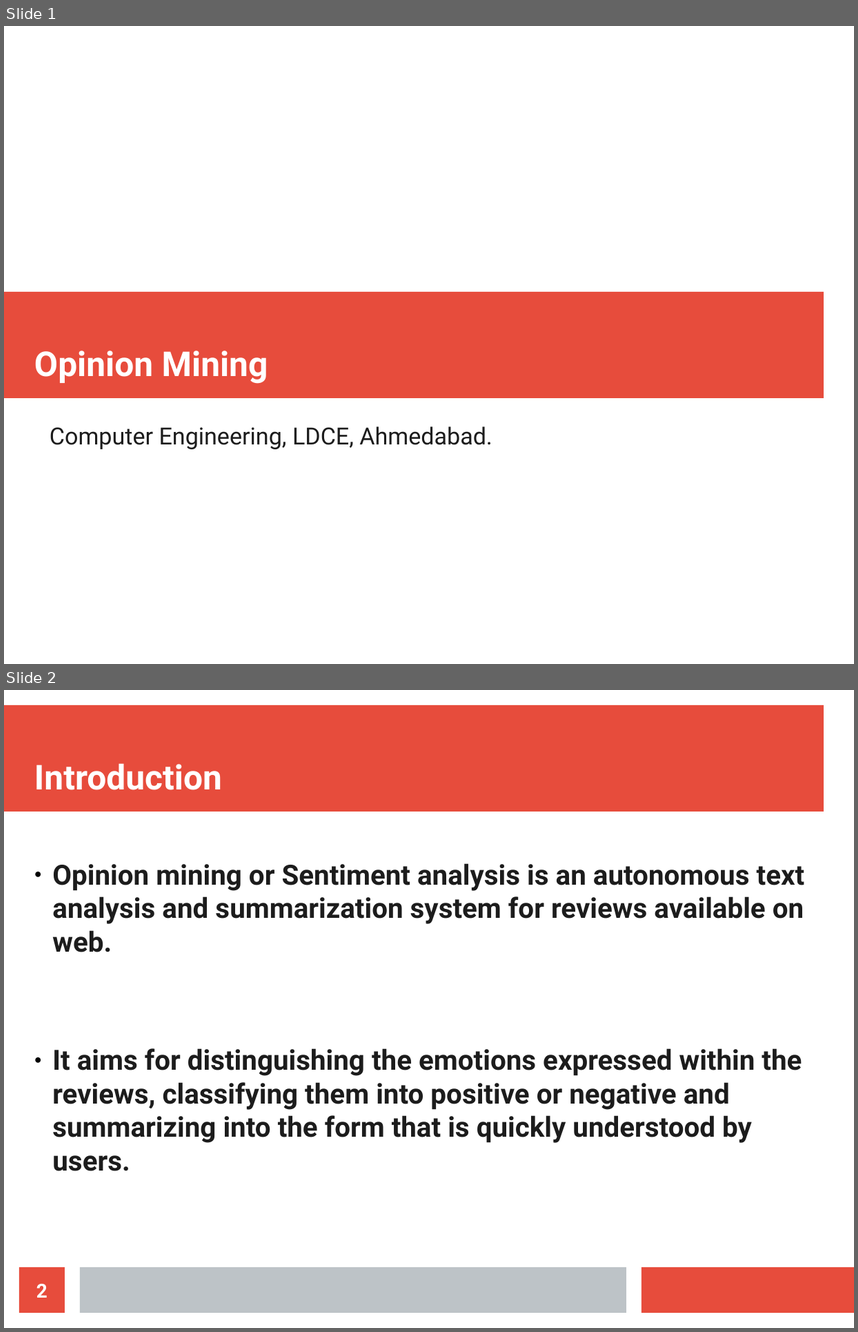
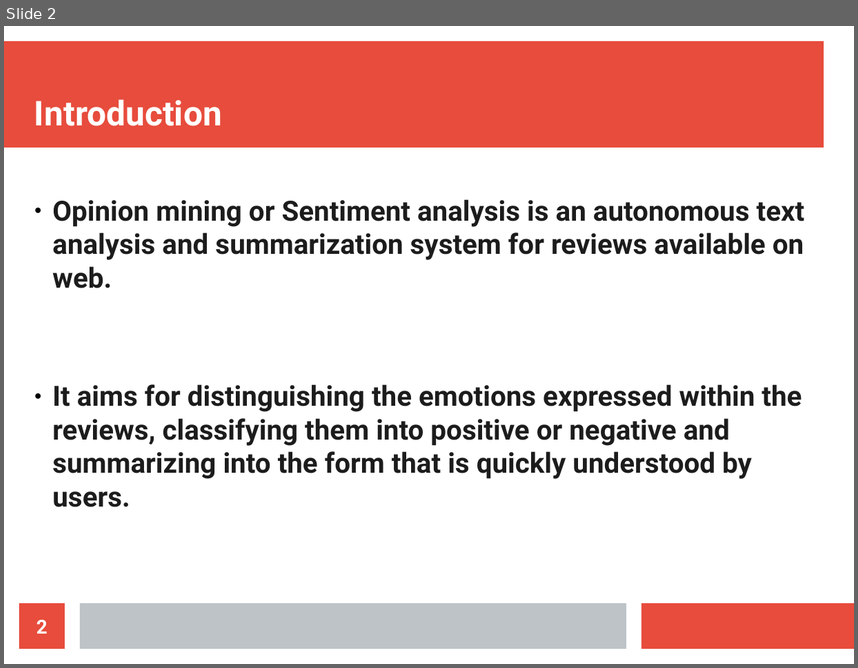
Before and after one commit to AdarshShah/OpinionMining, a slide deck: Project.odp. Shown one above the other, each under a label of ours: slides 1 and 2 before the commit, slide 2 after it. The pictures are 858x1332 and 858x668 pixels, drawn with LibreOffice and Linux fonts; fonts in the diff are those of the drawing. Boxes give left, top, right and bottom in pixels: in the first picture for what was removed or moved away, otherwise in the second. Text is boxed around its words. In the diff, an @@ line names an element or a change of style, - is before the commit and + after.

```diff
--- a/Project.odp
+++ b/Project.odp
@@ slide 1 removed at (x1=4, y1=26, x2=854, y2=664), background #FFFFFF @@
@@ rectangle removed at (x1=4, y1=292, x2=824, y2=398) @@
@@ title removed at (x1=34, y1=350, x2=268, y2=383) @@
-Opinion Mining
@@ subtitle removed at (x1=50, y1=426, x2=493, y2=449) @@
-Computer Engineering, LDCE, Ahmedabad.
```
Also in this commit, not shown: 5 slides added, 1 other slide removed, 1 other file.
